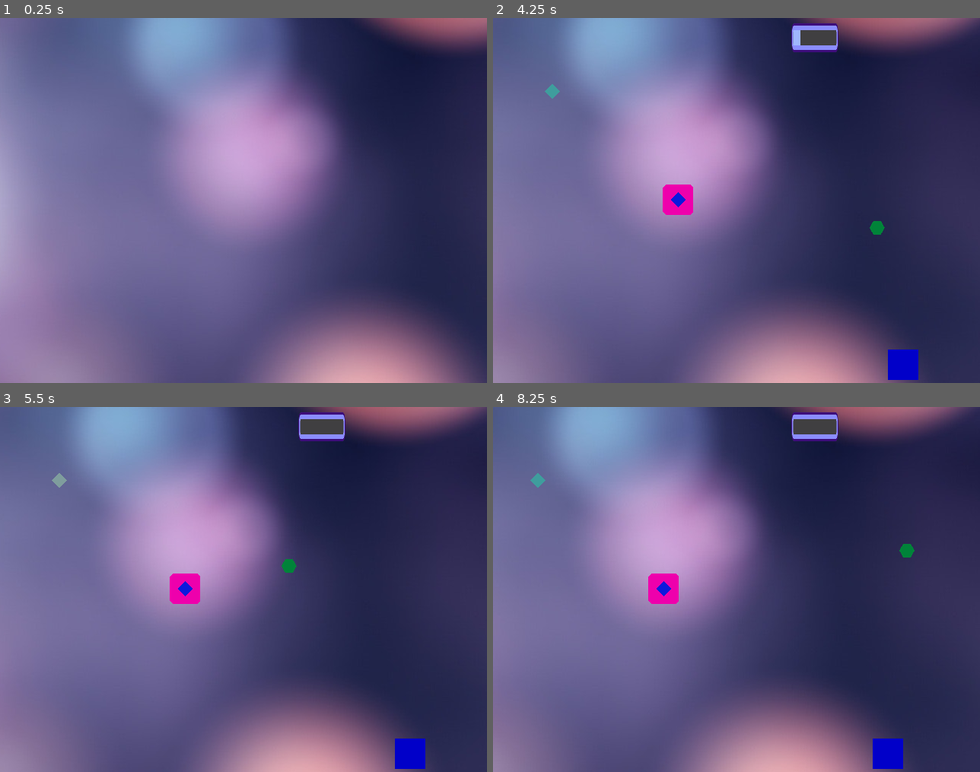
Above: before the commit, frames 1-4 (two rows, left to right).
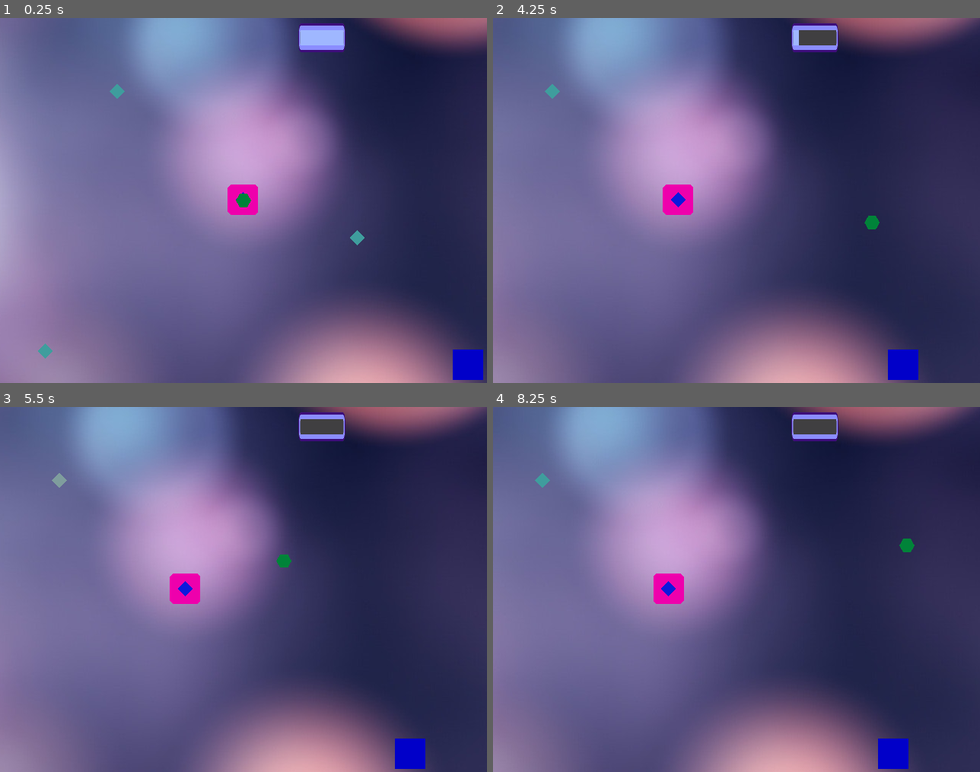
Above: after the commit, the same moments.

Repository: rikkiprince/ggj19-yyc-home
Game: Godot game, scene res://MainScene.tscn
Same seed, same stepped clock (60 frames per second), same inputs: the game is played once before the commit and once after it.
Inputs:
- Up to frame 1 (0.25 s): no input
- Up to frame 2 (4.25 s): tap Enter (ui_accept) at 0.5, 1.35, 1.52, 1.82, 2.85, 3.02, 3.32 s; hold D 0.53-1.28 s; hold Enter (ui_accept) 0.53-1.28 s; hold S 1.28-2.03 s; hold D 2.03-2.78 s; hold Enter (ui_accept) 2.03-2.78 s; hold W 2.78-3.53 s; hold A from 3.53 s (still down); hold Enter (ui_accept) from 3.53 s (still down); tap Escape (ui_cancel) at 4.15 s
- Up to frame 3 (5.5 s): release Enter (ui_accept) at 4.28 s; tap Enter (ui_accept) at 4.35, 4.52, 4.82 s; release A at 5.03 s; hold S from 5.03 s (still down); hold Enter (ui_accept) from 5.03 s (still down)
- Up to frame 4 (8.25 s): release S at 5.78 s; release Enter (ui_accept) at 5.78 s; hold D 5.78-6.53 s; tap Enter (ui_accept) at 5.85, 6.02, 6.32, 7.35, 7.52, 7.82 s; hold W 6.53-7.28 s; hold Enter (ui_accept) 6.53-7.28 s; hold D 7.28-8.03 s; hold S from 8.03 s (still down); hold Enter (ui_accept) from 8.03 s (still down)

The runs differ from the first frame. In frame 1, 2.0% of the frame differs, in the area x 7-100%, y 1-100%; in frame 2, 0.1%; in frame 3, 0.1%; in frame 4, 0.6%.
Error before the commit: Invalid set index 'paused' (on base: 'null instance') with value of type 'bool'. (res://MainScene.gd:18)

Commit message:
removing homebrew pause

Diff:
--- a/godot-project/Enemies/SpikeyBoy.tscn
+++ b/godot-project/Enemies/SpikeyBoy.tscn
@@ -14,7 +14,7 @@
 custom_solver_bias = 0.0
 radius = 10.0
 
-[node name="SpikeyBoy" type="KinematicBody2D"]
+[node name="SpikeyBoy" type="KinematicBody2D" index="0"]
 
 scale = Vector2( 2, 2 )
 input_pickable = false
--- a/godot-project/KinematicBody2D.gd
+++ b/godot-project/KinematicBody2D.gd
@@ -6,7 +6,6 @@
 
 var velocity = Vector2()
 var attackMode = false
-var paused = true
 
 func get_input():
 	velocity = Vector2()
@@ -15,11 +14,9 @@
 	#print(velocity)
 
 func _physics_process(delta):
-	if (!paused):
-		if (attackMode):
-			get_input()
-			move_and_collide(velocity *speed)
-
+	if (attackMode):
+		get_input()
+		move_and_collide(velocity *speed)
 
 func _on_SpikeyBoyArea_body_entered(body):
 	if(body.is_in_group("player")):
@@ -27,7 +24,6 @@
 		attackMode = true
 		speed = chaseSpeed
 
-
 func _on_SpikeyBoyArea_body_exited(body):
 	if(body.is_in_group("player")):
 		attackMode = true
--- a/godot-project/MainScene.gd
+++ b/godot-project/MainScene.gd
@@ -4,27 +4,14 @@
 
 func _ready():
 	gameStarted = false
-	setGamePause(true)
 	# show splash screen
-
-func setGamePause(pause):
-	get_node("UI/Node2D/TextureProgress").set_visible(!pause)
-	var kids = get_children()
-	for k in kids:
-		# total hack, need to check if k.isNode instead or whatever
-		if k.name != "Background" && k.name != "UI" && k.name != "Music" && k.name != "HitSound":
-			k.set_visible(!pause)
-	get_node("Player").get_node("KinematicBody2D").paused = pause
-	get_node("SpikeyBoy").paused = pause
-	if (!pause):
-		gameStarted = true
 
 func _process(delta):
 	# Just a quick helper to close the game for now
 	# Should pause and open a menu in the future
 	if Input.is_action_pressed("ui_quit"):
 		get_tree().quit()
-	if Input.is_action_pressed("ui_accept"):
-		setGamePause(false)
-	if Input.is_action_pressed("ui_cancel"):
-		setGamePause(true)
+#	if Input.is_action_pressed("ui_accept"):
+#		setGamePause(false)
+#	if Input.is_action_pressed("ui_cancel"):
+#		setGamePause(true)
--- a/godot-project/MainScene.tscn
+++ b/godot-project/MainScene.tscn
@@ -19,7 +19,7 @@
 [ext_resource path="res://Levels/LevelNorth.tscn" type="PackedScene" id=17]
 [ext_resource path="res://Levels/LevelEast.tscn" type="PackedScene" id=18]
 
-[node name="MainScene" type="Node" index="0"]
+[node name="MainScene" type="Node"]
 
 script = ExtResource( 1 )
 
--- a/godot-project/Player/KinematicBody2D.gd
+++ b/godot-project/Player/KinematicBody2D.gd
@@ -4,7 +4,6 @@
 const MOTION_SPEED = 200
 const JOYPAD_DEADZONE = 0.6
 var joypad_vec
-var paused
 
 # Used to inform the UI
 signal deathSignal
@@ -16,16 +15,14 @@
 
 func _ready():
 	joypad_vec = Vector2(0,0)
-	paused = true
 	add_to_group("player", true)
 
 # Drain a tiny bit of stamina
 func _process(delta):
-	if (!paused):
-		# if (not in home):
-		get_parent().stamina -= 0.10
-		print(get_parent().stamina)
-		emit_signal("staminaSignal", get_parent().stamina)
+	# if (not in home):
+	get_parent().stamina -= 0.10
+	print(get_parent().stamina)
+	emit_signal("staminaSignal", get_parent().stamina)
 
 
 	# if (not in home):
@@ -55,42 +52,41 @@
 
 
 func _physics_process(delta):
-	if (!paused):
-		# get joy stick vector
-		var newjoypad_vec = Vector2(Input.get_joy_axis(0, 0), Input.get_joy_axis(0, 1))
+	# get joy stick vector
+	var newjoypad_vec = Vector2(Input.get_joy_axis(0, 0), Input.get_joy_axis(0, 1))
 
-		# Only change the joypad_vec if it's outside the deadzone
-		# no normalization
-		# this means the player can speed up or go back to a slower speed
-		if newjoypad_vec.length() > JOYPAD_DEADZONE:
-			joypad_vec = newjoypad_vec
+	# Only change the joypad_vec if it's outside the deadzone
+	# no normalization
+	# this means the player can speed up or go back to a slower speed
+	if newjoypad_vec.length() > JOYPAD_DEADZONE:
+		joypad_vec = newjoypad_vec
 
 
-		var vec_delta = 0.05
-		var vec_max = 0.5
-		# Keyboard controls
-		if (Input.is_key_pressed(KEY_A)):
-			joypad_vec.x = max(joypad_vec.x - vec_delta, -vec_max)
-		if (Input.is_key_pressed(KEY_D)):
-			joypad_vec.x = min(joypad_vec.x + vec_delta, vec_max)
-		if (Input.is_key_pressed(KEY_W)):
-			joypad_vec.y = max(joypad_vec.y - vec_delta, -vec_max)
-		if (Input.is_key_pressed(KEY_S)):
-			joypad_vec.y = min(joypad_vec.y + vec_delta, vec_max)
+	var vec_delta = 0.05
+	var vec_max = 0.5
+	# Keyboard controls
+	if (Input.is_key_pressed(KEY_A)):
+		joypad_vec.x = max(joypad_vec.x - vec_delta, -vec_max)
+	if (Input.is_key_pressed(KEY_D)):
+		joypad_vec.x = min(joypad_vec.x + vec_delta, vec_max)
+	if (Input.is_key_pressed(KEY_W)):
+		joypad_vec.y = max(joypad_vec.y - vec_delta, -vec_max)
+	if (Input.is_key_pressed(KEY_S)):
+		joypad_vec.y = min(joypad_vec.y + vec_delta, vec_max)
 
-		if newjoypad_vec.length() > JOYPAD_DEADZONE:
-			joypad_vec = newjoypad_vec
+	if newjoypad_vec.length() > JOYPAD_DEADZONE:
+		joypad_vec = newjoypad_vec
 
-		# gravitate into center of home once entered
-		var center_of_home_vector = get_parent().center_of_home_vector
-		if center_of_home_vector != null:
-			var move_to_center_of_home_vec = center_of_home_vector - global_position
-			if move_to_center_of_home_vec.length() < 2:
-				get_parent().center_of_home_vector = null
-				joypad_vec = Vector2(0,0)
-			else:
-				joypad_vec = move_to_center_of_home_vec.normalized()
+	# gravitate into center of home once entered
+	var center_of_home_vector = get_parent().center_of_home_vector
+	if center_of_home_vector != null:
+		var move_to_center_of_home_vec = center_of_home_vector - global_position
+		if move_to_center_of_home_vec.length() < 2:
+			get_parent().center_of_home_vector = null
+			joypad_vec = Vector2(0,0)
+		else:
+			joypad_vec = move_to_center_of_home_vec.normalized()
 
-		var collision_info = move_and_collide(joypad_vec * delta*MOTION_SPEED)
-		if (collision_info != null):
-			_handleCollision(collision_info)
+	var collision_info = move_and_collide(joypad_vec * delta*MOTION_SPEED)
+	if (collision_info != null):
+		_handleCollision(collision_info)
